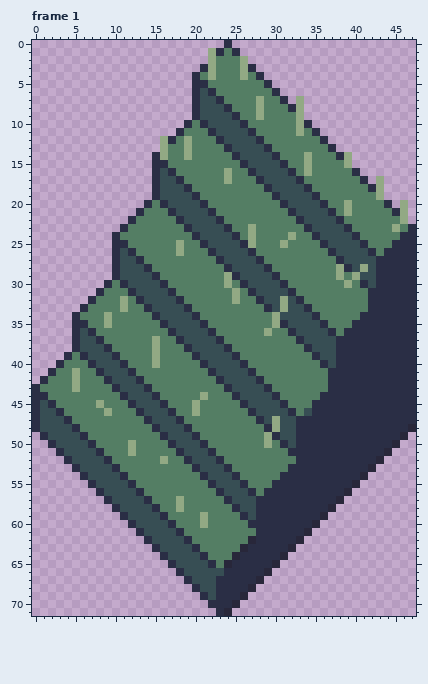
Two states of a pixel-art file, resources/asesprite/Blocks.aseprite. Above is the file before it was changed.
48x72 pixels, 6 frames. Colours within 5 levels of each other are drawn and written as one. Shown: frame 1.
After the commit:
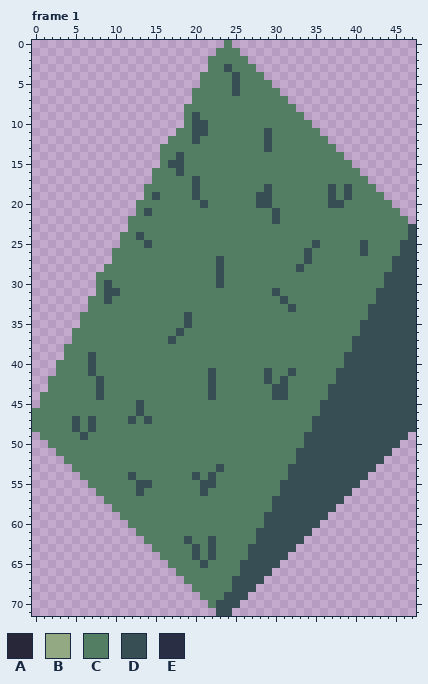
Palette (. is transparent): A #28273a  B #92a984  C #547e64  D #374e54  E #2a2e45
Edits made:
layer "Layer 1" now hidden
Changed rows in their new state; - is an unchanged pixel.
Frame 1:
first column x 0:
 0 ------------------------C-----------------------
 1 ----------------------.C-C----------------------
 2 ----------------------C---C---------------------
 3 ---------------------.C-D-CC--------------------
 4 --------------------.-C--DC-C-------------------
 5 --------------------.C---D---C------------------
 6 --------------------CCC--D----C-----------------
 7 --------------------CCCC----C--C-.--------------
 8 -------------------CCCCCC---C---C.--------------
 9 -------------------CDCCCCC--C----C--------------
10 -------------------CDDCCCCC------CC-------------
11 ------------------C-DDCCCCCC-D---C-C------------
12 ----------------.C-CD--CCCCCCD------C-----------
13 ----------------C--C----CCCCCD-------C----------
14 ---------------.C-DC-----CCCCCC---C---C.--------
15 ---------------.CDD-------CCCCCC--C----C--------
16 ---------------CCCD-----C--CCCCCC-C-----C-------
17 ---------------CCCC-D---C---CCCCCC-------C-.----
18 --------------CCCCCCD--------DCCCCC--D-D--C.----
19 --------------CDCCCCD-------DDCCCCCC-D-D---C----
20 -------------CC-CCCCCD------DD-CCCCCCDDC----C-.-
21 -------------CD--CCCCCC-------D-CCCCCC-C-----C.-
22 ------------C-----CCCCCC------D--CCCCCC-------C-
23 -----------.-------CCCCCC--C------CCCCCC-----C-D
24 ----------.--D------CCCCCC-C----C--CCCCCC-----CD
25 ----------.C--D---C--CCCCCCC---C---DCCCCCD---CDD
26 ----------CCC-----C---CCCCCC------D--CCCC-C-CCDD
27 ----------CCCC---------DCCCCC-----D---CCCCCCCDDD
28 ---------CCCCCC--------DCCCCCC---D----CCCCCCCDDD
29 --------CCCCCCCC-------DCCCCCCC-------C-CCCCDDDD
30 --------CD-CCCCCC------DC-CCCCCC-------C-CCCDDDD
31 --------CDD-CCCCCC-------C-CCC-CC---------CDDDDD
32 -------C-D-C-CCCCCC------C--CCCDCC--------CDDDDD
33 ------.----C--CCCCCC---------CCC-CC-------DDDDDD
34 -----.---C-----CCCC-C---------CCCCCC-----CDDDDDD
35 -----.C--C------CCC-CC--------CCCCCCC---CDDDDDDD
36 -----CCC---------C-CCCC------C--CCCCCC-CCDDDDDDD
37 -----CCCC------C-DCCCCCC---------CCCCCCCDDDDDDDD
38 ----CCCCCC-----C---CCCCCC---------CCCCCCDDDDDDDD
39 ----C-C-CCC----C----CCCCCC---------CCCCDDDDDDDDD
40 ---C---DCCCC---C-----CCCCCC---------CCCDDDDDDDDD
41 --.--C-DCCCCC---------DCCCCC-D--D----CDDDDDDDDDD
42 -.---C--DCCCCC--------DCCCCCCD-D-----CDDDDDDDDDD
43 ..---C--D-CCCCC-------D-CCCCCCDD-----DDDDDDDDDDD
44 .C------D--CCCCC-----CD--CCCCCDD----CDDDDDDDDDDD
45 .CC-----C---C-CCC---C-----CCCCCC---CDDDDDDDDDDDD
46 CCCC-----C---DCCCC--C------CCCCCC-CCDDDDDDDDDDDD
47 CCCCCD-D----D-DCCCC---------CCCCCCCDDDDDDDDDDDDD
48 CCCCCD-D-------CCCCC---------CCCCCCDDDDDDDDDDDDD
49 -CCCCCD---------CCCCC--------CCCCCDDDDDDDDDDDDD-
50 --CCCCCC----C----CCCCC-------C-CCCDDDDDDDDDDDD--
51 ---CCCCCC---C-----CCCCC---------CDDDDDDDDDDDD---
52 ----CCCCCC------C--CCCCC---------DDDDDDDDDDD----
53 -----CCCCCC---------CCC-C-------DDDDDDDDDDD-----
54 ------CCCCCCD-------DC-CCC-----CDDDDDDDDDD------
55 -------CCCCCCDD------DDCCCC---CDDDDDDDDDD-------
56 --------CCCCCD-------D-CCCCC-CCDDDDDDDDD--------
57 ---------CCCCCC---C-----CCCCCCDDDDDDDDD---------
58 ----------CCCCCC--C------CCCCCDDDDDDDD----------
59 -----------CCCCCC----C----CCCDDDDDDDD-----------
60 ------------CCCCCC---C-----CCDDDDDDD------------
61 -------------CCCCCC---------DDDDDDD-------------
62 --------------CCCCCD--D----CDDDDDD--------------
63 ---------------CCCCCD-D---CDDDDDD---------------
64 ----------------CCCC-CD--CCDDDDD----------------
65 -----------------CCCC-C-CCDDDDD-----------------
66 ------------------CCCCCCCCDDDD------------------
67 -------------------CCCCCCDDDD-------------------
68 --------------------CCCCCDDD--------------------
69 ---------------------CCCDDD---------------------
70 ----------------------CDDD----------------------
71 -----------------------DD-----------------------
Pixel boxes of the changes (left, top, right, bottom) in both pictures:
changed: (32, 40, 416, 616)
